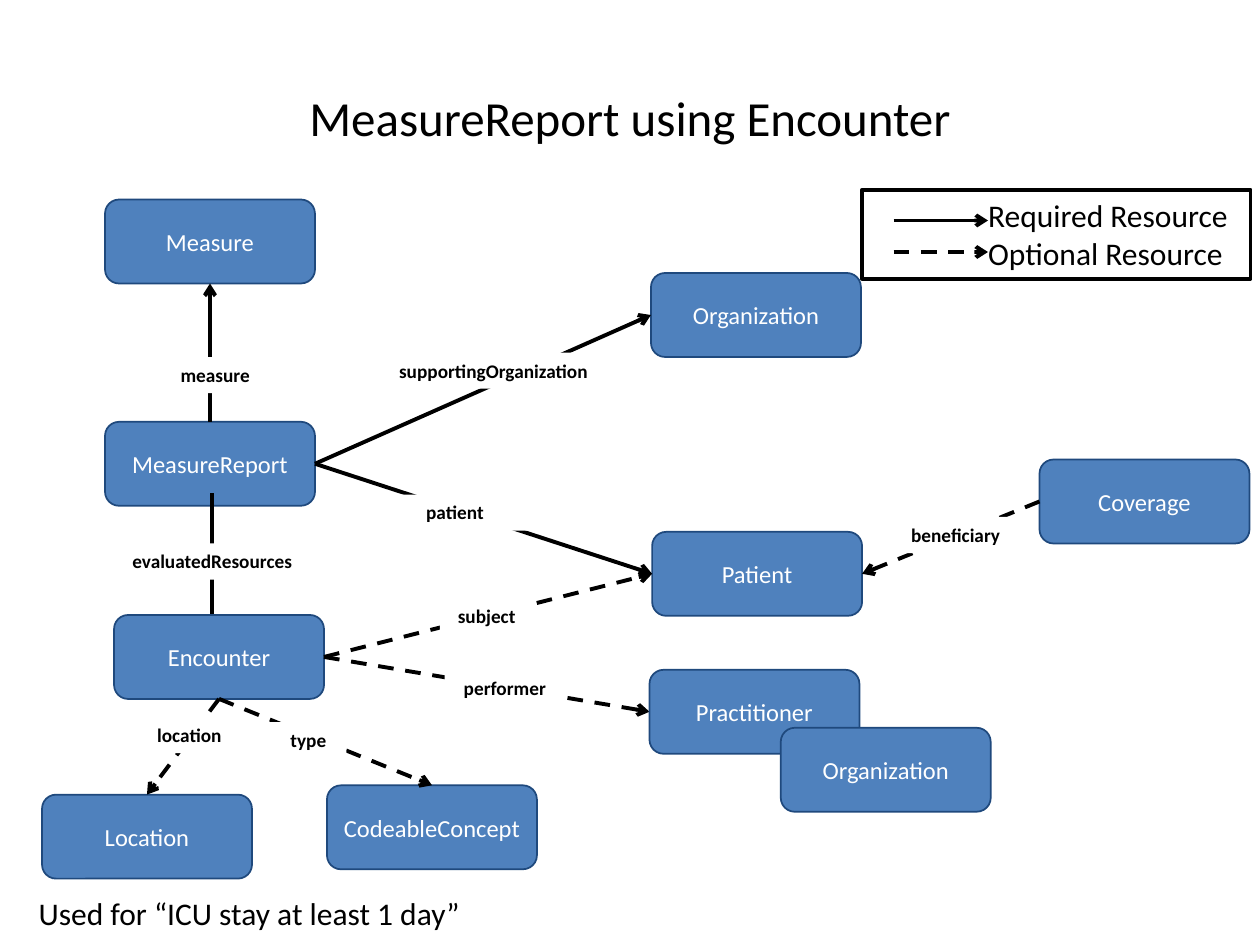
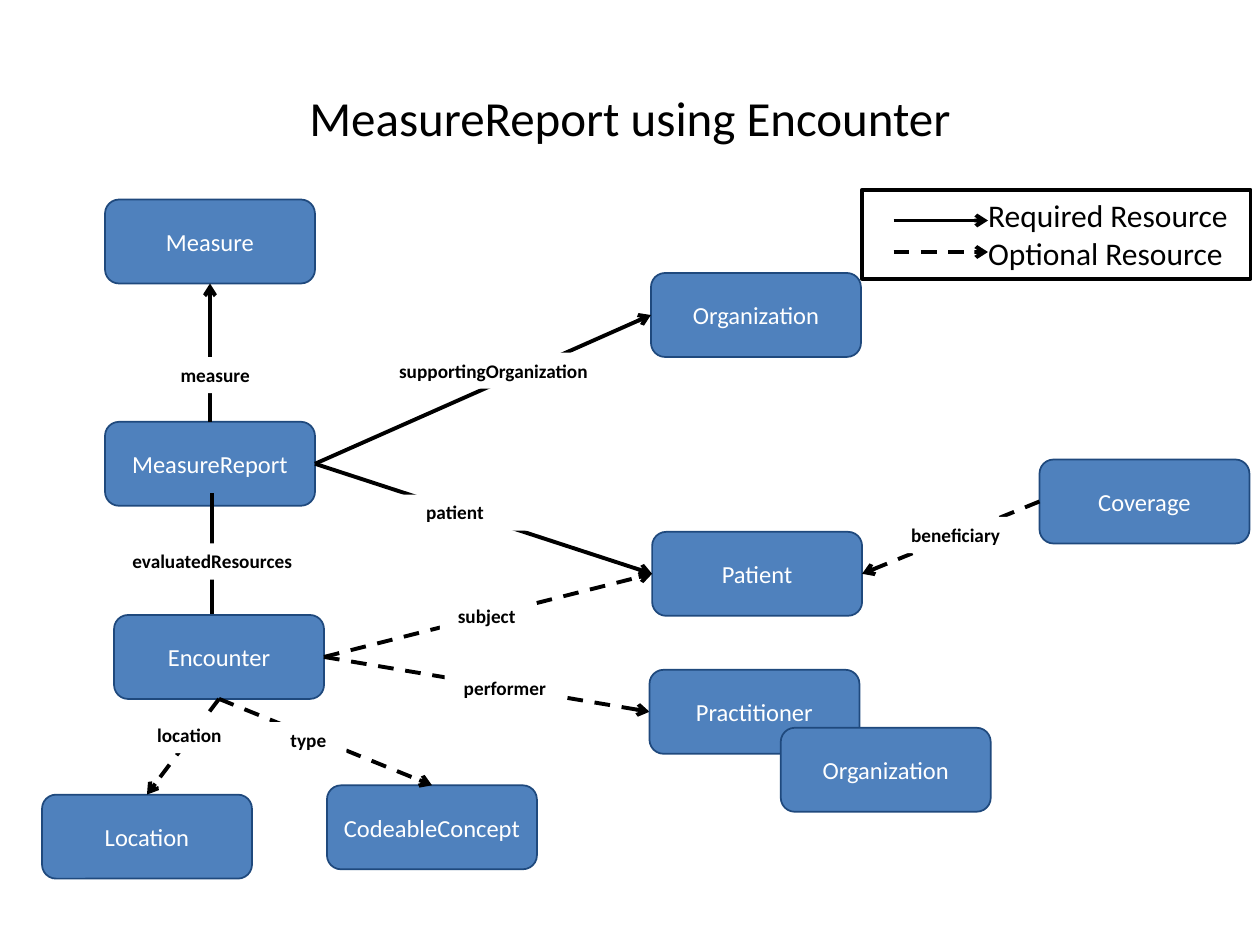
Before and after one commit to HL7/davinci-deqm, a slide deck: slide 10 of source/pages/assets/images/source/DEQM Resource Diagram - VTE.pptx. Drawn at 1260x945 pixels with LibreOffice and Linux fonts; fonts in the diff are those of the drawing. Boxes give left, top, right and bottom in pixels: in the first picture for what was removed or moved away, otherwise in the second. Text is boxed around its words. In the diff, an @@ line names an element or a change of style, - is before the commit and + after.

```diff
--- a/source/pages/assets/images/source/DEQM Resource Diagram - VTE.pptx
+++ b/source/pages/assets/images/source/DEQM Resource Diagram - VTE.pptx
@@ text removed at <box>39,902,459,930</box> @@
-Used for “ICU stay at least 1 day”
```
Also in this commit, not shown: 5 other slides changed, 9 other files.
